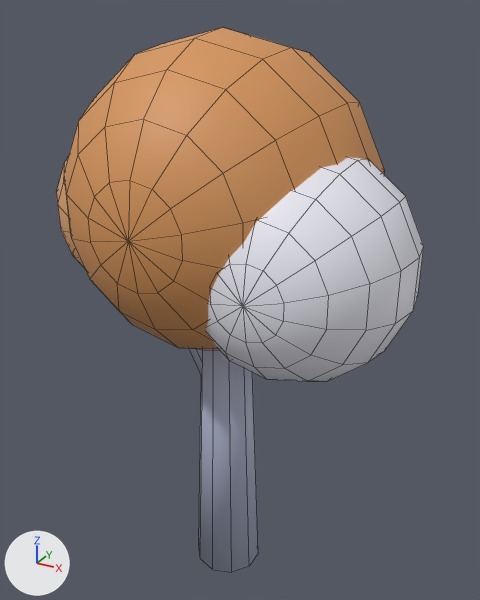
What one commit did to the FBX model pet-race-league/models/fbx/Tree_Blossom.fbx.
Rendered twice from a 50 mm camera at (6.77, -11.66, 13.08) aimed at (0.09, 0.47, 7.02). The lights are fixed; the arrows at lower left show +X, +Y and +Z. The older version comes first. Mesh edges are drawn as thin lines.

Names of what the first picture shows: 'Tree_Blossom'.
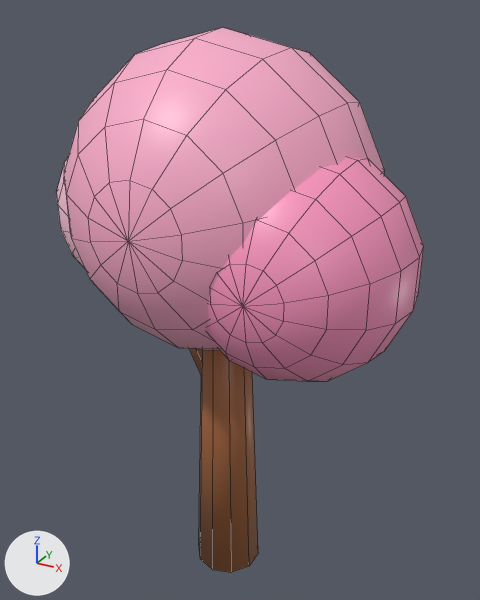
Diff of the bpy script that builds the scene:
```diff
--- a/pet-race-league/models/fbx/Tree_Blossom.fbx.py
+++ b/pet-race-league/models/fbx/Tree_Blossom.fbx.py
@@ me_tree_blossom @@
 me_tree_blossom.from_pydata(...)  # 420 vertices, 442 faces; spans x -4.59..4.24, y -3.25..3.25, z 0.0..12.75
 # used by ob_tree_blossom; location = (0.0, 0.0, 0.0)
+# me_tree_blossom part 1: 442 kept faces spanning x -4.59..4.24, y -3.25..3.25, z 0.0..12.75 get new texture (UV) coordinates
 me_tree_blossom.materials.append(mat_palette)
```

Pixel boxes (x1, y1, x2, y2) of what changed, in the pictures (480 x 600 px):
part 1 of me_tree_blossom, surface changed
    both: (56, 27, 424, 572)
